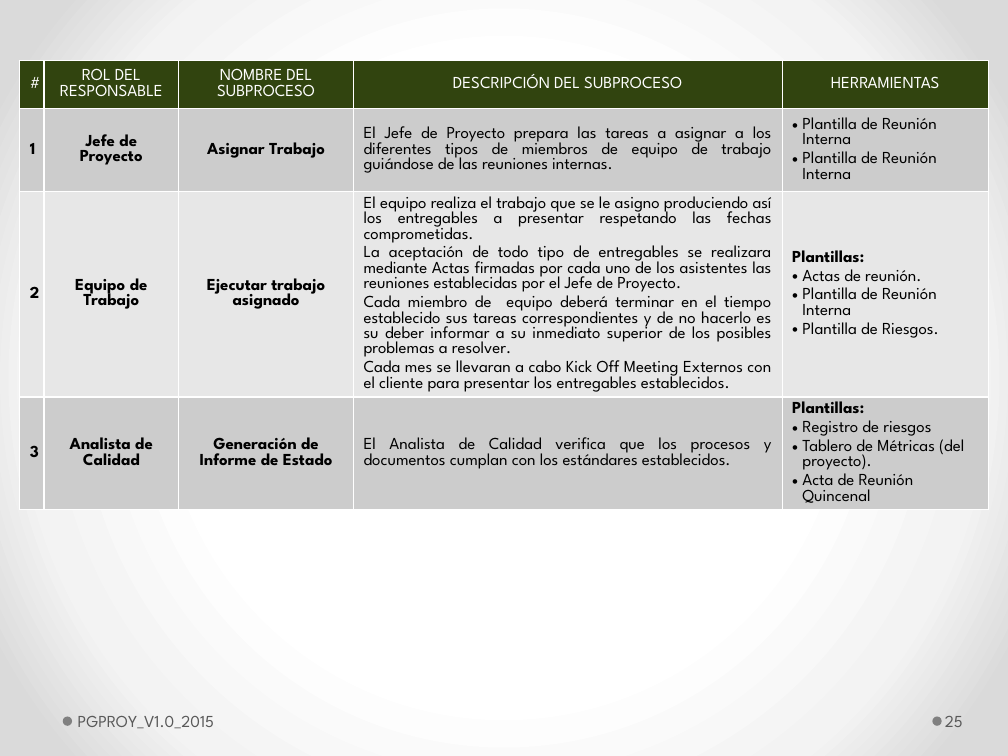
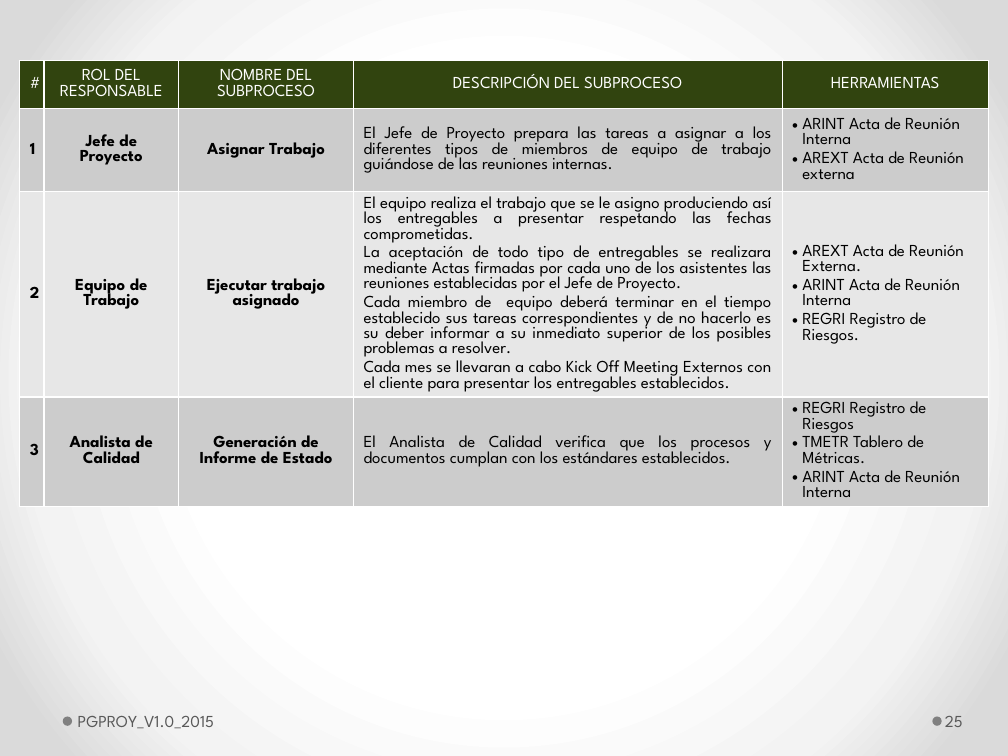
Before and after one commit to lowrider80/UTP-GPS-ALARM, a slide deck: slide 25 of Area_de_Proceso-_PP-PMC/PGPROY/PGPROY_V1.1_2015.pptx. Drawn at 1008x756 pixels with LibreOffice and Linux fonts; fonts in the diff are those of the drawing. Boxes give left, top, right and bottom in pixels: in the first picture for what was removed or moved away, otherwise in the second. Text is boxed around its words. In the diff, an @@ line names an element or a change of style, - is before the commit and + after.

Commit message:
Proceso Gestión de Proyecto

```diff
--- a/Area_de_Proceso-_PP-PMC/PGPROY/PGPROY_V1.1_2015.pptx
+++ b/Area_de_Proceso-_PP-PMC/PGPROY/PGPROY_V1.1_2015.pptx
@@ table at <box>20,60,989,669</box> @@
-row 2, column 5: Plantilla de Reunión Interna / Plantilla de Reunión Interna
+row 2, column 5: ARINT Acta de Reunión Interna / AREXT Acta de Reunión externa
-row 3, column 5: Plantillas: / Actas de reunión. / Plantilla de Reunión Interna / Plantilla de Riesgos.
+row 3, column 5: AREXT Acta de Reunión Externa. / ARINT Acta de Reunión Interna / REGRI Registro de Riesgos.
-row 4, column 5: Plantillas: / Registro de riesgos / Tablero de Métricas (del proyecto). / Acta de Reunión Quincenal
+row 4, column 5: REGRI Registro de Riesgos / TMETR Tablero de Métricas. / ARINT Acta de Reunión Interna
```
Also in this commit, not shown: 30 other slides changed.
